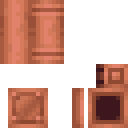
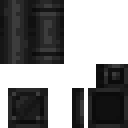
Revision of a layered 128x128 image; what changed, layer by layer:
added group "black" (2nd of 3, in "Colored") with 2 layers in group "Colored" over [left=0, top=0, right=128, bottom=128]
moved "black" (3rd of 3, in "Colored" › "black") into group "black" over [left=0, top=0, right=128, bottom=128]
added group "blue" (2nd of 3, in "Colored") with 2 layers in group "Colored" over [left=0, top=0, right=128, bottom=128]
moved "blue" (3rd of 3, in "Colored" › "blue") into group "blue" over [left=0, top=0, right=128, bottom=128]
added group "brown" (2nd of 3, in "Colored") with 2 layers in group "Colored" over [left=0, top=0, right=128, bottom=128]
moved "brown" (3rd of 3, in "Colored" › "brown") into group "brown" over [left=0, top=0, right=128, bottom=128]
added group "cyan" (2nd of 3, in "Colored") with 2 layers in group "Colored" over [left=0, top=0, right=128, bottom=128]
moved "cyan" (3rd of 3, in "Colored" › "cyan") into group "cyan" over [left=0, top=0, right=128, bottom=128]
added group "gray" (2nd of 3, in "Colored") with 2 layers in group "Colored" over [left=0, top=0, right=128, bottom=128]
moved "gray" (3rd of 3, in "Colored" › "gray") into group "gray" over [left=0, top=0, right=128, bottom=128]
added group "green" (2nd of 3, in "Colored") with 2 layers in group "Colored" over [left=0, top=0, right=128, bottom=128]
moved "green" (3rd of 3, in "Colored" › "green") into group "green" over [left=0, top=0, right=128, bottom=128]
added group "light_blue" (2nd of 3, in "Colored") with 2 layers in group "Colored" over [left=0, top=0, right=128, bottom=128]
moved "light_blue" (3rd of 3, in "Colored" › "light_blue") into group "light_blue" over [left=0, top=0, right=128, bottom=128]
added group "light_gray" (2nd of 3, in "Colored") with 2 layers in group "Colored" over [left=0, top=0, right=128, bottom=128]
…and 18 more changes (8 added, 9 stack, 1 visibility)
